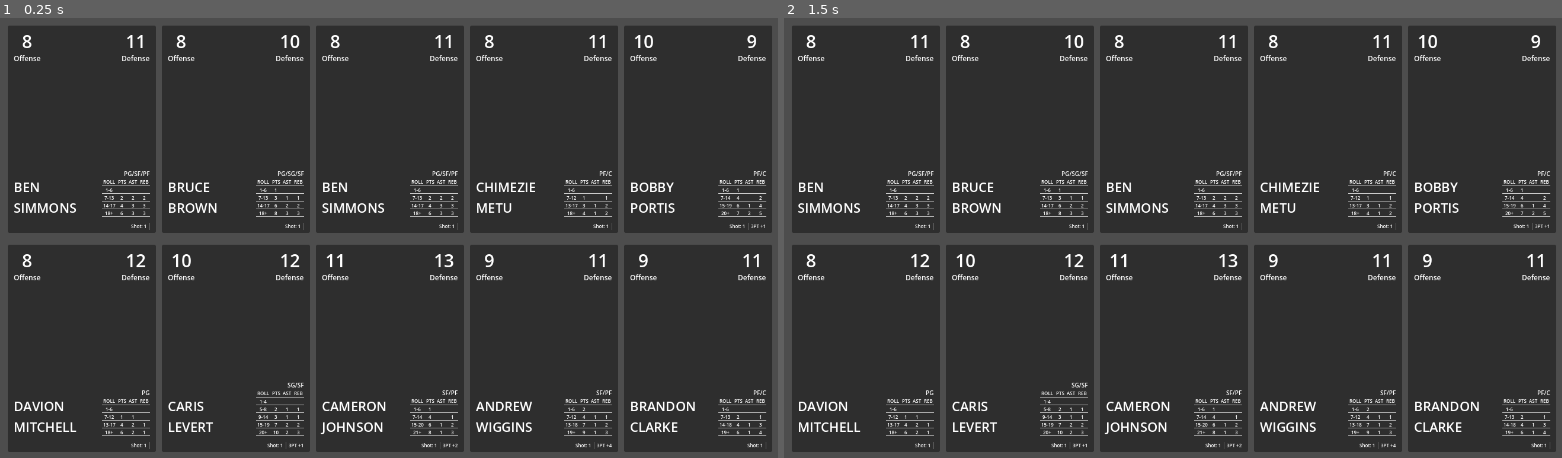
Above: before the commit, frames 1-2 (left to right).
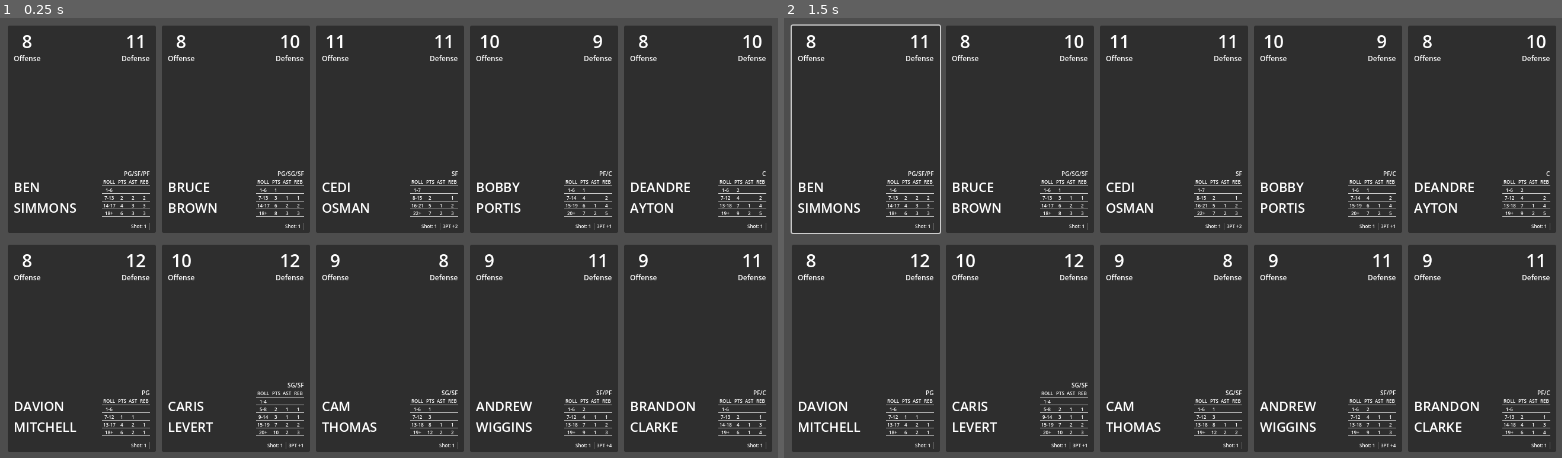
Above: after the commit, the same moments.

Repository: david8zhang/basketball-card-game
Game: Godot game, scene res://scenes/Main.tscn
The game is run twice, just before and just after one commit, with the same random seed, the same clock (stepped at 60 frames per second) and the same inputs.
Inputs (mouse positions are in pixels of both pictures, inside the frame that each line leads up to):
- Up to frame 1 (0.25 s): no input
- Up to frame 2 (1.5 s): click (869, 128) at 0.52 s; click (869, 128) at 1.27 s

The runs differ from the first frame. In frame 1, 1.3% of the frame differs, in the area x 41-99%, y 3-98%; in frame 2, 1.6%, in the area x 0-99%, y 1-98%.

Commit message:
de-dupe during lineup generation

Diff:
--- a/prefabs/BallPlayerCard.tscn
+++ b/prefabs/BallPlayerCard.tscn
@@ -231,3 +231,12 @@
 size_flags_vertical = 8
 theme_override_font_sizes/font_size = 8
 text = "3pt +1"
+
+[node name="Button" type="Button" parent="Panel"]
+layout_mode = 1
+anchors_preset = 15
+anchor_right = 1.0
+anchor_bottom = 1.0
+grow_horizontal = 2
+grow_vertical = 2
+flat = true
--- a/scripts/Game.gd
+++ b/scripts/Game.gd
@@ -23,8 +23,8 @@
 	var player_stats: Array[BallPlayerStats] = []
 	var positions = all_player_stats.keys()
 	positions.sort()
-	for p in positions:
-		var random_player_stat = all_player_stats[p].pick_random() as BallPlayerStats
+	for pos in positions:
+		var players_to_pick_from = all_player_stats[pos].filter(func(p): return !player_stats.has(p))
+		var random_player_stat = players_to_pick_from.pick_random() as BallPlayerStats
 		player_stats.append(random_player_stat)
-	print(player_stats)
 	return player_stats
